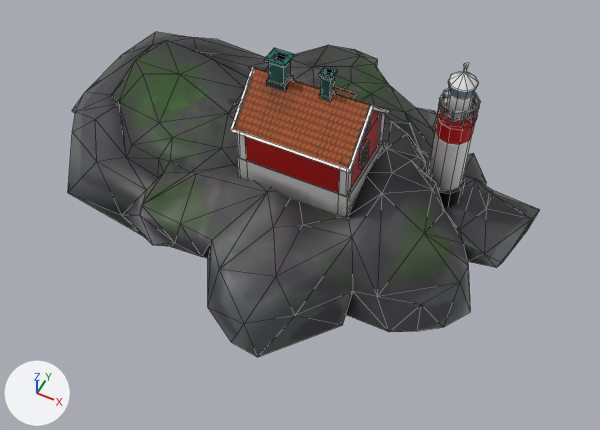
What one commit did to the FBX model Assets/Models/Island/Island.fbx.
Camera for both pictures: a 50 mm lens placed at (0.216, -0.685, 0.674), pointed at (-0.076, -0.101, -0.056). Every picture has the same lights, and +X, +Y and +Z are marked at lower left. Mesh edges are drawn as thin lines. Where no turn or scale is listed for an object, it has been applied to the vertices. Vertices at the same position are counted once.

The first picture shows 'Rocks_low_poly:House1:Hus'.
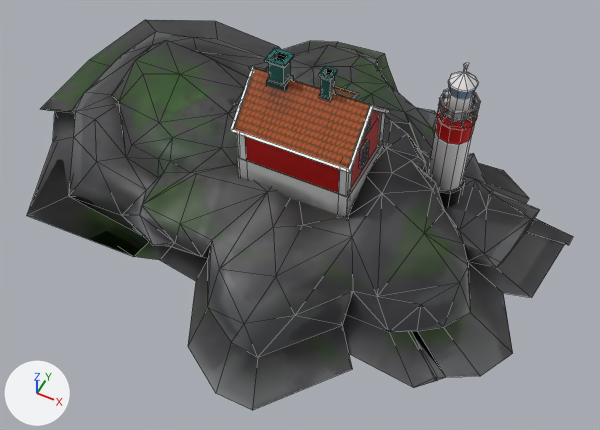
The change, as a diff of the scene's bpy script:
```diff
--- a/Assets/Models/Island/Island.fbx.py
+++ b/Assets/Models/Island/Island.fbx.py
@@ me_mesh @@
 # used by ob_rocks_low_poly_house1_hus; location = (-0.1366, -0.0291, 0.0342)
-me_mesh.from_pydata(...)  # 864 vertices, 857 faces; spans x -0.31..0.31, y -0.256..0.256, z -0.109..0.109
+me_mesh.from_pydata(...)  # 908 vertices, 908 faces; spans x -0.369..0.356, y -0.305..0.3, z -0.124..0.109
+# me_mesh part 1
+# 2 vertices move from x -0.274..-0.215, y -0.158..-0.068, z -0.102..-0.099 to x -0.274..-0.215, y -0.158..-0.068, z -0.109..-0.108
+# 44 vertices are added at x -0.369..0.356, y -0.305..0.3, z -0.124
+# 51 new faces join them
 me_mesh.materials.append(mat_lambert1)
```

What differs and where, as boxes [x1, y1, x2, y2] in the pictures (600 x 430 px):
'Rocks_low_poly:House1:Hus', reshaped (16% wider, 20% taller): before [68, 32, 539, 357]; after [27, 20, 573, 410]
part 1 of me_mesh, built on: before [68, 112, 143, 236]; after [27, 20, 573, 410]
